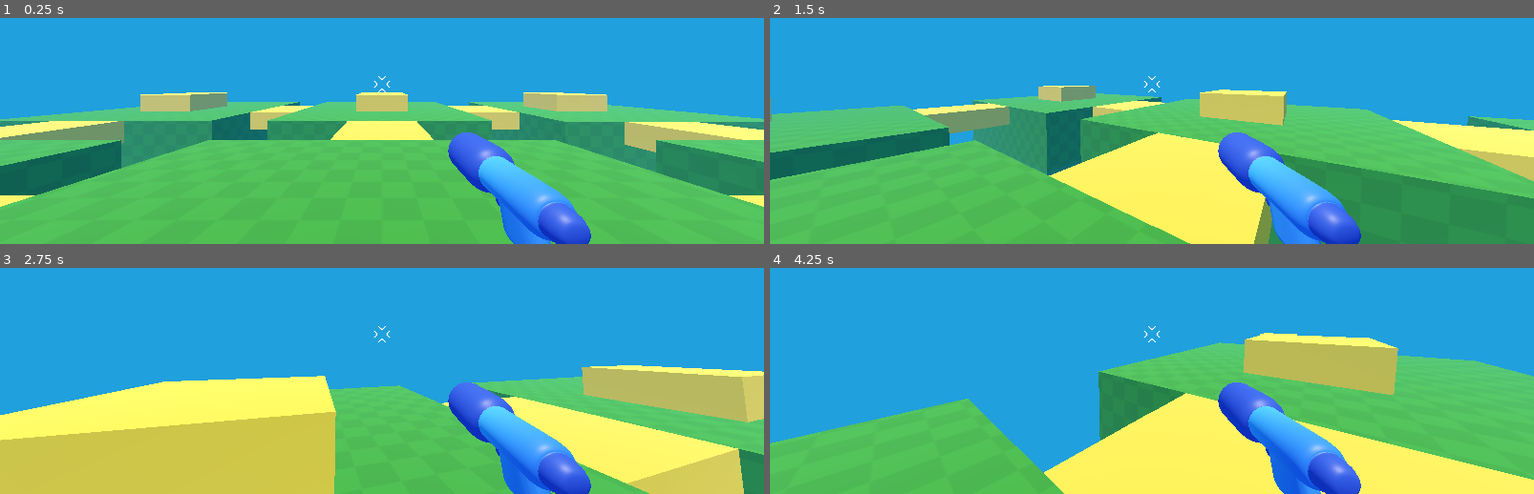
Above: before the commit, frames 1-4 (two rows, left to right).
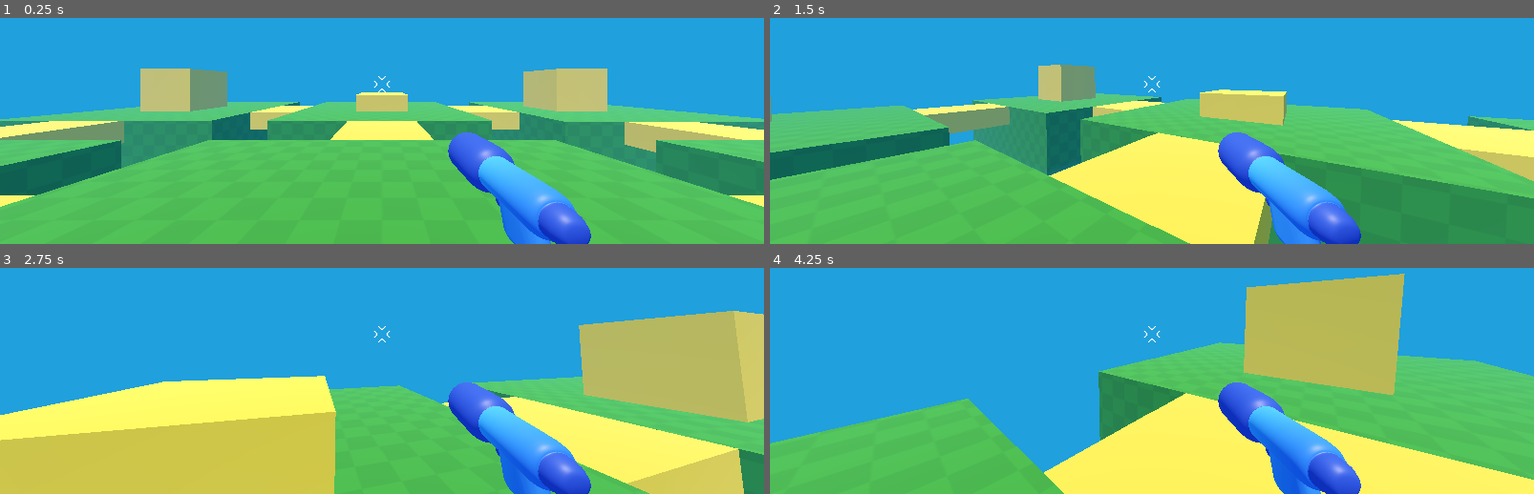
Above: after the commit, the same moments.

Repository: aloepker/first-practice-3d-game-project
Game: Godot game, scene res://game.tscn
The game is run twice, just before and just after one commit, with the same random seed, the same clock (stepped at 60 frames per second) and the same inputs. This scene is started directly instead of the project's main scene.
Inputs (mouse positions are in pixels of both pictures, inside the frame that each line leads up to):
- Up to frame 1 (0.25 s): no input
- Up to frame 2 (1.5 s): tap Enter at 0.5 s; move the mouse to (1190, 83) at 0.52 s; hold W (move_forward) from 0.53 s (still down); tap Space (jump) at 0.77 s; move the mouse to (1113, 85) at 1.27 s
- Up to frame 3 (2.75 s): keep holding W (move_forward); tap Space (jump) at 1.52 s; move the mouse to (397, 329) at 2.02 s
- Up to frame 4 (4.25 s): keep holding W (move_forward); move the mouse to (1144, 340) at 2.77 s; tap Space (jump) at 3.02, 3.77 s; move the mouse to (1205, 338) at 3.52 s

The runs differ from the first frame. In frame 1, 2.5% of the frame differs, in the area x 18-80%, y 22-35%; in frame 2, 0.7%; in frame 3, 5.9%, in the area x 75-100%, y 18-49%; in frame 4, 5.7%.

Commit message:
adjusted level blocks more

Diff:
--- a/game.tscn
+++ b/game.tscn
@@ -1,13 +1,8 @@
 [gd_scene format=3 uid="uid://c7ws403pum6af"]
 
 [ext_resource type="PackedScene" uid="uid://dns5xk5dg63p2" path="res://player/player.tscn" id="1_80nbo"]
-[ext_resource type="Texture2D" uid="uid://dsfrhotc5k5o7" path="res://level/checkboard.png" id="1_e2o6t"]
-
-[sub_resource type="StandardMaterial3D" id="StandardMaterial3D_80nbo"]
-albedo_color = Color(0.21229705, 0.5522558, 0.14266199, 1)
-albedo_texture = ExtResource("1_e2o6t")
-uv1_scale = Vector3(1.03, 1.03, 1.03)
-uv1_triplanar = true
+[ext_resource type="Material" uid="uid://b8xepkfsmcceb" path="res://level/green block material.tres" id="1_feb5d"]
+[ext_resource type="Material" uid="uid://dwkiejroe1ho3" path="res://level/yellow bridge block material.tres" id="3_fc0e3"]
 
 [sub_resource type="Environment" id="Environment_fdjtx"]
 background_mode = 1
@@ -19,64 +14,61 @@
 fog_height = -2.3
 fog_height_density = 0.33
 
-[sub_resource type="StandardMaterial3D" id="StandardMaterial3D_0ox0n"]
-albedo_color = Color(1, 0.8235294, 0.18431373, 1)
-
 [node name="Game" type="Node3D" unique_id=783062821]
 
 [node name="CSGBox3D" type="CSGBox3D" parent="." unique_id=1363757846]
 transform = Transform3D(1, 0, 0, 0, 1, 0, 0, 0, 1, 0, -5, 0)
 use_collision = true
 size = Vector3(10, 10, 10)
-material = SubResource("StandardMaterial3D_80nbo")
+material = ExtResource("1_feb5d")
 
 [node name="CSGBox3D2" type="CSGBox3D" parent="." unique_id=1936357297]
 transform = Transform3D(1, 0, 0, 0, 1, 0, 0, 0, 1, 12.900001, -5, 0)
 use_collision = true
 size = Vector3(10, 10, 10)
-material = SubResource("StandardMaterial3D_80nbo")
+material = ExtResource("1_feb5d")
 
 [node name="CSGBox3D3" type="CSGBox3D" parent="." unique_id=171351553]
 transform = Transform3D(1, 0, 0, 0, 1, 0, 0, 0, 1, -12.499999, -5, 0)
 use_collision = true
 size = Vector3(10, 10, 10)
-material = SubResource("StandardMaterial3D_80nbo")
+material = ExtResource("1_feb5d")
 
 [node name="CSGBox3D4" type="CSGBox3D" parent="." unique_id=547820668]
 transform = Transform3D(1, 0, 0, 0, 1, 0, 0, 0, 1, -0.09999943, -5, 13)
 use_collision = true
 size = Vector3(10, 10, 10)
-material = SubResource("StandardMaterial3D_80nbo")
+material = ExtResource("1_feb5d")
 
 [node name="CSGBox3D8" type="CSGBox3D" parent="." unique_id=308721774]
 transform = Transform3D(1, 0, 0, 0, 1, 0, 0, 0, 1, -0.09999943, -5, -13.300001)
 use_collision = true
 size = Vector3(10, 10, 10)
-material = SubResource("StandardMaterial3D_80nbo")
+material = ExtResource("1_feb5d")
 
 [node name="CSGBox3D6" type="CSGBox3D" parent="." unique_id=588757300]
 transform = Transform3D(1, 0, 0, 0, 1, 0, 0, 0, 1, 12.900001, -5, 13)
 use_collision = true
 size = Vector3(10, 10, 10)
-material = SubResource("StandardMaterial3D_80nbo")
+material = ExtResource("1_feb5d")
 
 [node name="CSGBox3D7" type="CSGBox3D" parent="." unique_id=243958077]
 transform = Transform3D(1, 0, 0, 0, 1, 0, 0, 0, 1, 12.900001, -5, -13)
 use_collision = true
 size = Vector3(10, 10, 10)
-material = SubResource("StandardMaterial3D_80nbo")
+material = ExtResource("1_feb5d")
 
 [node name="CSGBox3D5" type="CSGBox3D" parent="." unique_id=1250437915]
 transform = Transform3D(1, 0, 0, 0, 1, 0, 0, 0, 1, -12.699999, -5, 13)
 use_collision = true
 size = Vector3(10, 10, 10)
-material = SubResource("StandardMaterial3D_80nbo")
+material = ExtResource("1_feb5d")
 
 [node name="CSGBox3D9" type="CSGBox3D" parent="." unique_id=757085289]
 transform = Transform3D(1, 0, 0, 0, 1, 0, 0, 0, 1, -12.599999, -5, -13.3)
 use_collision = true
 size = Vector3(10, 10, 10)
-material = SubResource("StandardMaterial3D_80nbo")
+material = ExtResource("1_feb5d")
 
 [node name="Player" parent="." unique_id=1674143611 instance=ExtResource("1_80nbo")]
 transform = Transform3D(1, 0, 0, 0, 1, 0, 0, 0, 1, 0, 0, 1)
@@ -91,118 +83,118 @@
 transform = Transform3D(1, 0, 0, 0, 1, 0, 0, 0, 1, 6, -0.5001695, 0)
 use_collision = true
 size = Vector3(4, 1, 4)
-material = SubResource("StandardMaterial3D_0ox0n")
+material = ExtResource("3_fc0e3")
 
 [node name="CSGBox3D11" type="CSGBox3D" parent="." unique_id=69124515]
 transform = Transform3D(1, 0, 0, 0, 1, 0, 0, 0, 1, 6, -0.5001695, 13)
 use_collision = true
 size = Vector3(4, 1, 4)
-material = SubResource("StandardMaterial3D_0ox0n")
+material = ExtResource("3_fc0e3")
 
 [node name="CSGBox3D12" type="CSGBox3D" parent="." unique_id=1620155050]
 transform = Transform3D(1, 0, 0, 0, 1, 0, 0, 0, 1, 6, -0.5001695, -13)
 use_collision = true
 size = Vector3(4, 1, 4)
-material = SubResource("StandardMaterial3D_0ox0n")
+material = ExtResource("3_fc0e3")
 
 [node name="CSGBox3D13" type="CSGBox3D" parent="." unique_id=383728699]
 transform = Transform3D(1, 0, 0, 0, 1, 0, 0, 0, 1, -6, -0.5001695, -13)
 use_collision = true
 size = Vector3(4, 1, 4)
-material = SubResource("StandardMaterial3D_0ox0n")
+material = ExtResource("3_fc0e3")
 
 [node name="CSGBox3D14" type="CSGBox3D" parent="." unique_id=1744583855]
 transform = Transform3D(1, 0, 0, 0, 1, 0, 0, 0, 1, -6, -0.5001695, 0)
 use_collision = true
 size = Vector3(4, 1, 4)
-material = SubResource("StandardMaterial3D_0ox0n")
+material = ExtResource("3_fc0e3")
 
 [node name="CSGBox3D15" type="CSGBox3D" parent="." unique_id=2118180080]
 transform = Transform3D(1, 0, 0, 0, 1, 0, 0, 0, 1, -6, -0.5001695, 13)
 use_collision = true
 size = Vector3(4, 1, 4)
-material = SubResource("StandardMaterial3D_0ox0n")
+material = ExtResource("3_fc0e3")
 
 [node name="CSGBox3D16" type="CSGBox3D" parent="." unique_id=1548238173]
 transform = Transform3D(1, 0, 0, 0, 1, 0, 0, 0, 1, -13, -0.5001695, 7)
 use_collision = true
 size = Vector3(3, 1, 4)
-material = SubResource("StandardMaterial3D_0ox0n")
+material = ExtResource("3_fc0e3")
 
 [node name="CSGBox3D17" type="CSGBox3D" parent="." unique_id=31736144]
 transform = Transform3D(1, 0, 0, 0, 1, 0, 0, 0, 1, -13, -0.5001695, -7)
 use_collision = true
 size = Vector3(3, 1, 4)
-material = SubResource("StandardMaterial3D_0ox0n")
+material = ExtResource("3_fc0e3")
 
 [node name="CSGBox3D18" type="CSGBox3D" parent="." unique_id=1835313521]
 transform = Transform3D(1, 0, 0, 0, 1, 0, 0, 0, 1, 12, -0.5001695, -7)
 use_collision = true
 size = Vector3(3, 1, 4)
-material = SubResource("StandardMaterial3D_0ox0n")
+material = ExtResource("3_fc0e3")
 
 [node name="CSGBox3D22" type="CSGBox3D" parent="." unique_id=1214416742]
 transform = Transform3D(1, 0, 0, 0, 1, 0, 0, 0, 1, 12, 0.49983048, -13)
 use_collision = true
-size = Vector3(3, 1, 3)
-material = SubResource("StandardMaterial3D_0ox0n")
+size = Vector3(3, 4, 3)
+material = ExtResource("3_fc0e3")
 
 [node name="CSGBox3D28" type="CSGBox3D" parent="." unique_id=913527656]
 transform = Transform3D(1, 0, 0, 0, 1, 0, 0, 0, 1, 12, 0.49983048, 0)
 use_collision = true
 size = Vector3(3, 1, 3)
-material = SubResource("StandardMaterial3D_0ox0n")
+material = ExtResource("3_fc0e3")
 
 [node name="CSGBox3D29" type="CSGBox3D" parent="." unique_id=1748474125]
 transform = Transform3D(1, 0, 0, 0, 1, 0, 0, 0, 1, 12, 0.49983048, 13)
 use_collision = true
-size = Vector3(3, 1, 3)
-material = SubResource("StandardMaterial3D_0ox0n")
+size = Vector3(3, 4, 3)
+material = ExtResource("3_fc0e3")
 
 [node name="CSGBox3D23" type="CSGBox3D" parent="." unique_id=852671472]
 transform = Transform3D(1, 0, 0, 0, 1, 0, 0, 0, 1, 0, 0.49983048, -13)
 use_collision = true
 size = Vector3(3, 1, 3)
-material = SubResource("StandardMaterial3D_0ox0n")
+material = ExtResource("3_fc0e3")
 
 [node name="CSGBox3D27" type="CSGBox3D" parent="." unique_id=1238674477]
 transform = Transform3D(1, 0, 0, 0, 1, 0, 0, 0, 1, 0, 0.49983048, 13)
 use_collision = true
 size = Vector3(3, 1, 3)
-material = SubResource("StandardMaterial3D_0ox0n")
+material = ExtResource("3_fc0e3")
 
 [node name="CSGBox3D24" type="CSGBox3D" parent="." unique_id=1636900732]
 transform = Transform3D(1, 0, 0, 0, 1, 0, 0, 0, 1, -13, 0.49983048, -13)
 use_collision = true
-size = Vector3(3, 1, 3)
-material = SubResource("StandardMaterial3D_0ox0n")
+size = Vector3(3, 4, 3)
+material = ExtResource("3_fc0e3")
 
 [node name="CSGBox3D25" type="CSGBox3D" parent="." unique_id=839424674]
 transform = Transform3D(1, 0, 0, 0, 1, 0, 0, 0, 1, -13, 0.49983048, 0)
 use_collision = true
 size = Vector3(3, 1, 3)
-material = SubResource("StandardMaterial3D_0ox0n")
+material = ExtResource("3_fc0e3")
 
 [node name="CSGBox3D26" type="CSGBox3D" parent="." unique_id=1167499766]
 transform = Transform3D(1, 0, 0, 0, 1, 0, 0, 0, 1, -13, 0.49983048, 13)
 use_collision = true
-size = Vector3(3, 1, 3)
-material = SubResource("StandardMaterial3D_0ox0n")
+size = Vector3(3, 4, 3)
+material = ExtResource("3_fc0e3")
 
 [node name="CSGBox3D20" type="CSGBox3D" parent="." unique_id=954489030]
 transform = Transform3D(1, 0, 0, 0, 1, 0, 0, 0, 1, 0, -0.5001695, -7)
 use_collision = true
 size = Vector3(3, 1, 4)
-material = SubResource("StandardMaterial3D_0ox0n")
+material = ExtResource("3_fc0e3")
 
 [node name="CSGBox3D19" type="CSGBox3D" parent="." unique_id=1457720231]
 transform = Transform3D(1, 0, 0, 0, 1, 0, 0, 0, 1, 12, -0.5001695, 6)
 use_collision = true
 size = Vector3(3, 1, 4)
-material = SubResource("StandardMaterial3D_0ox0n")
+material = ExtResource("3_fc0e3")
 
 [node name="CSGBox3D21" type="CSGBox3D" parent="." unique_id=1365453140]
 transform = Transform3D(1, 0, 0, 0, 1, 0, 0, 0, 1, 0, -0.5001695, 6)
 use_collision = true
 size = Vector3(3, 1, 4)
-material = SubResource("StandardMaterial3D_0ox0n")
+material = ExtResource("3_fc0e3")
